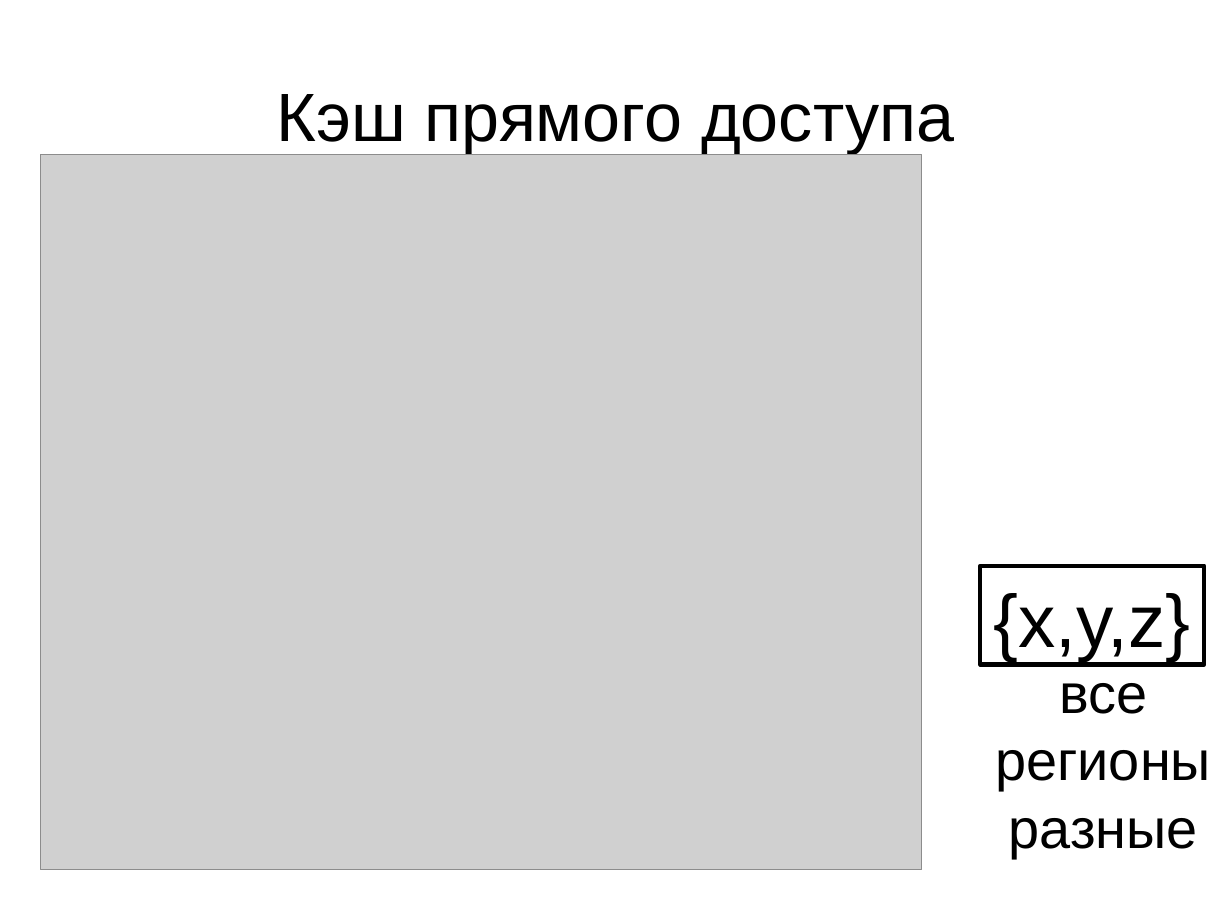
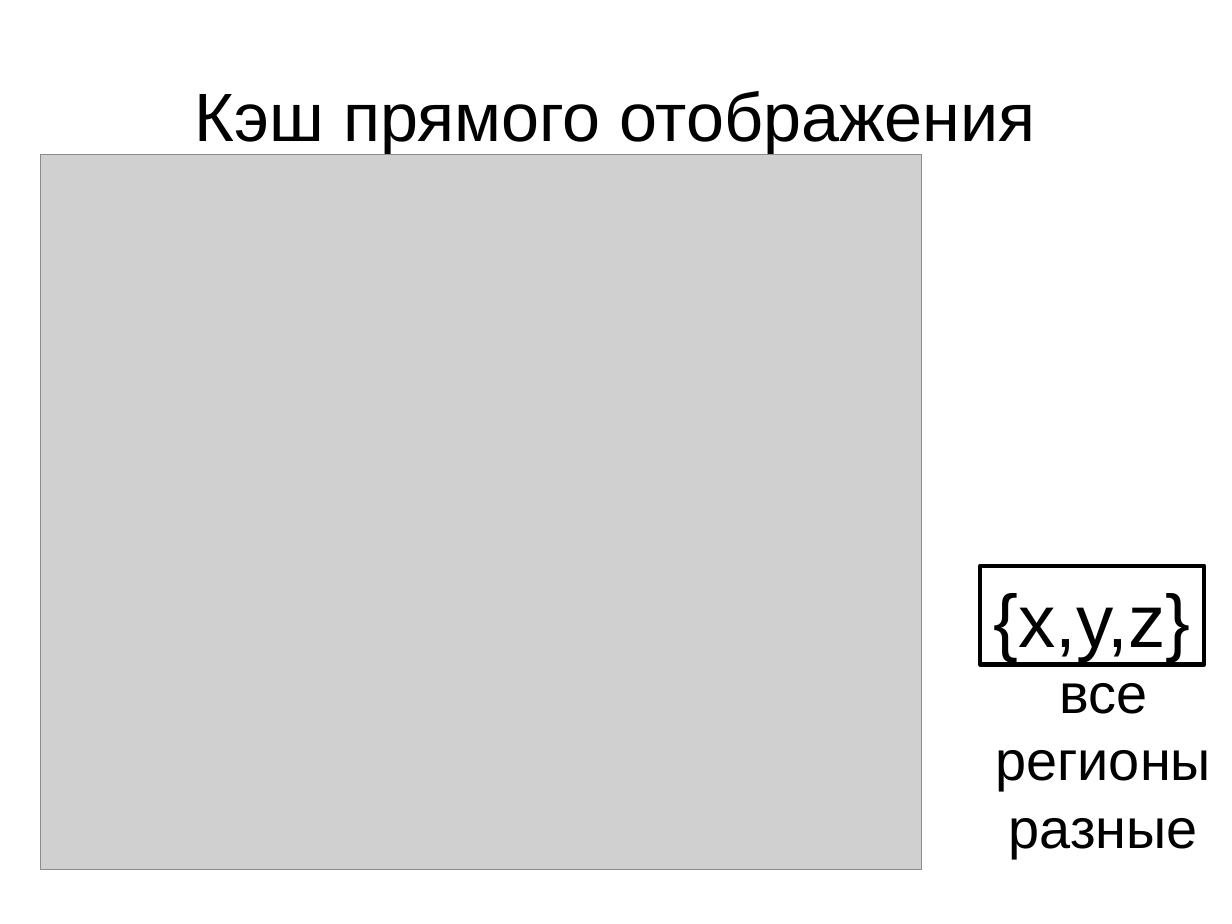
Before and after one commit to kornevgen/tesla-project, a slide deck: slide 18 of TeSLa/papers/isp100309/isp100309.odp. Drawn at 1232x924 pixels with LibreOffice and Linux fonts; fonts in the diff are those of the drawing; grey boxes stand for pictures. Boxes give left, top, right and bottom in pixels: in the first picture for what was removed or moved away, otherwise in the second. Text is boxed around its words. In the diff, an @@ line names an element or a change of style, - is before the commit and + after.

```diff
--- a/TeSLa/papers/isp100309/isp100309.odp
+++ b/TeSLa/papers/isp100309/isp100309.odp
@@ title at (195,91,1035,153): text changed @@
-Кэш прямого доступа
+Кэш прямого отображения
```
Also in this commit, not shown: 2 other slides changed.
